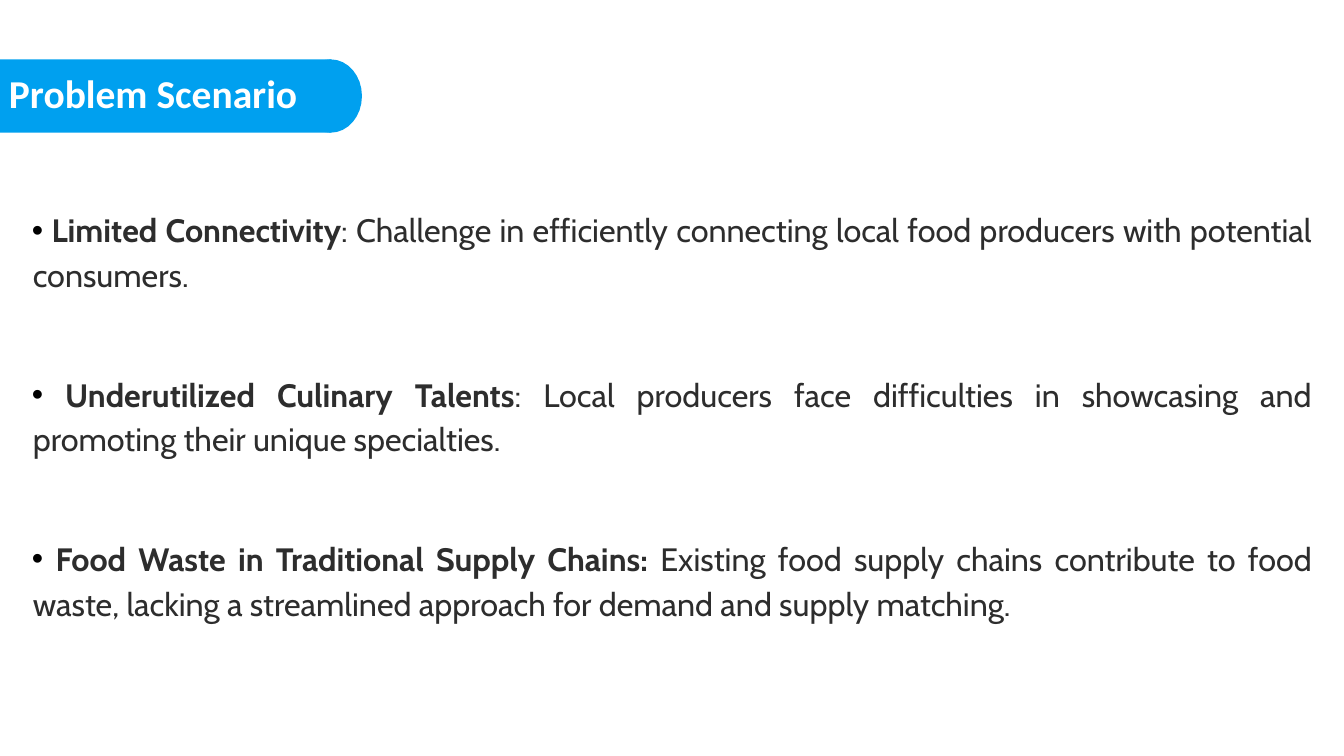
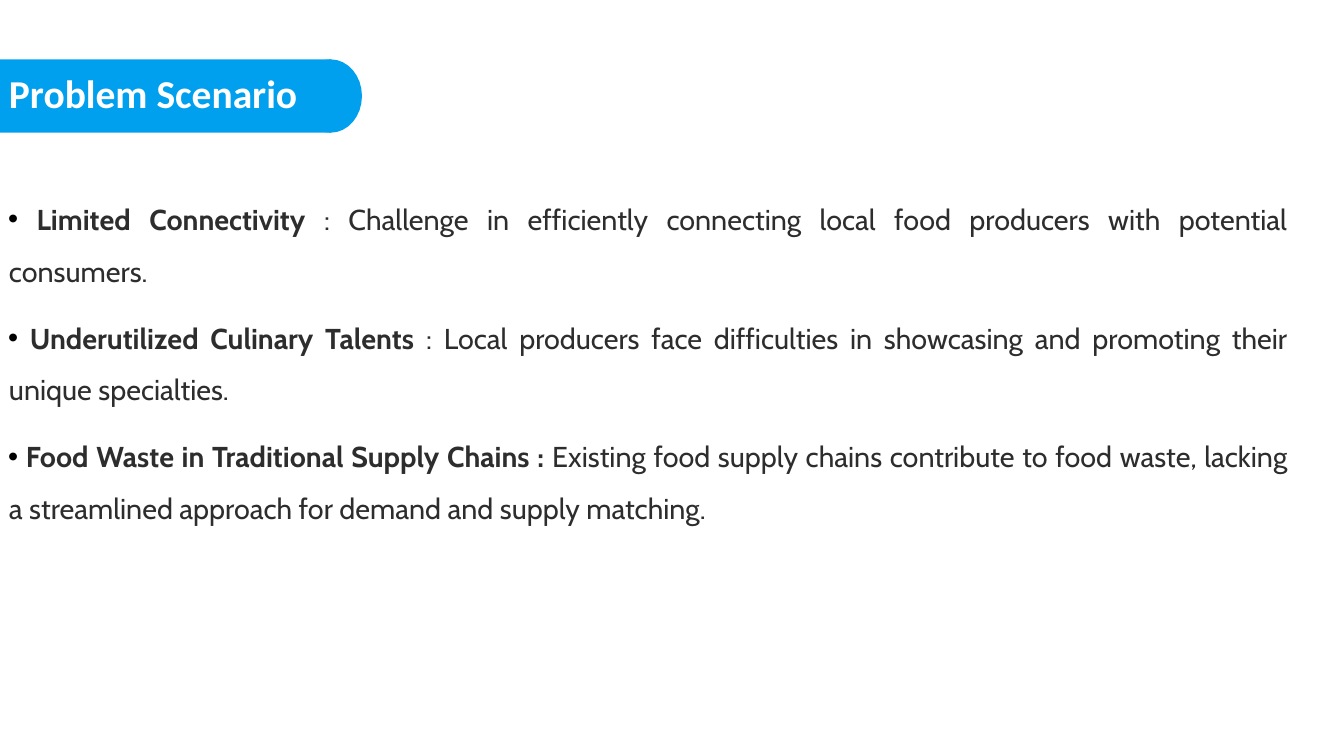
Before and after one commit to nisarggandhi21/Taste-of-Home, a slide deck: slide 3 of Taste-of-Home.pptx. Drawn at 1344x756 pixels with LibreOffice and Linux fonts; fonts in the diff are those of the drawing; background and template pictures are left out. Boxes give left, top, right and bottom in pixels: in the first picture for what was removed or moved away, otherwise in the second. Text is boxed around its words. In the diff, an @@ line names an element or a change of style, - is before the commit and + after.

Commit message:
updated for 3rd presentation ie. fas

```diff
--- a/Taste-of-Home.pptx
+++ b/Taste-of-Home.pptx
@@ text at [9,208,1287,526]: text changed; size 36 to 32 pt @@
-• Limited Connectivity: Challenge in efficiently connecting local food producers with potential consumers.
-• Underutilized Culinary Talents: Local producers face difficulties in showcasing and promoting their unique specialties.
-• Food Waste in Traditional Supply Chains: Existing food supply chains contribute to food waste, lacking a streamlined approach for demand and supply matching.
+• Limited Connectivity : Challenge in efficiently connecting local food producers with potential consumers.
+• Underutilized Culinary Talents : Local producers face difficulties in showcasing and promoting their unique specialties.
+• Food Waste in Traditional Supply Chains : Existing food supply chains contribute to food waste, lacking a streamlined approach for demand and supply matching.
```
Also in this commit, not shown: 14 other slides changed, 3 slides added, 1 slide removed, 20 other files.
